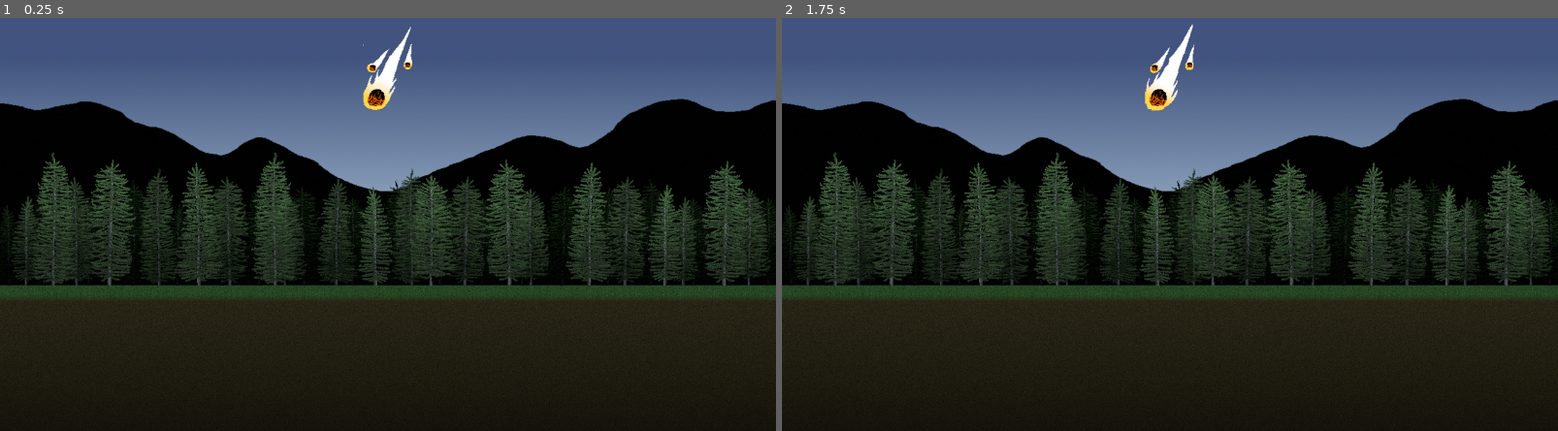
Above: before the commit, frames 1-2 (left to right).
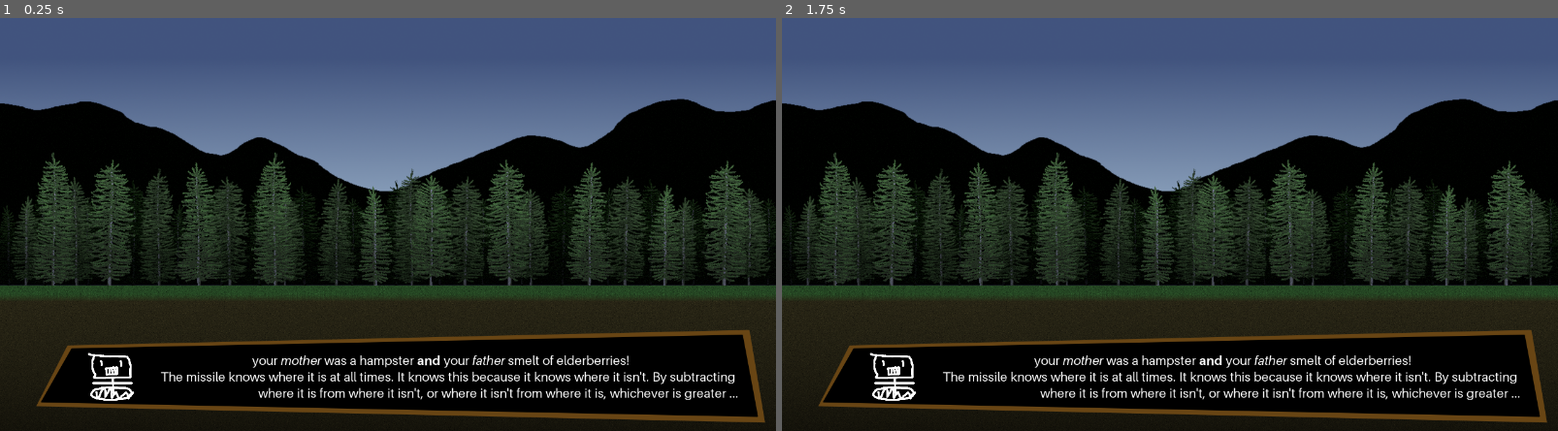
Above: after the commit, the same moments.

Repository: shelvacu/ideal-happiness
Game: Godot game, scene res://cutscenes/prologue.tscn
Two runs of this game, one before a commit and one after it. Both use one fixed random seed, a clock stepped at 60 frames per second and the inputs below.
Inputs (mouse positions are in pixels of both pictures, inside the frame that each line leads up to):
- Up to frame 1 (0.25 s): no input
- Up to frame 2 (1.75 s): move the mouse to (1340, 191) at 0.52 s; click (1340, 191) at 0.67 s; tap Enter at 1.25 s; move the mouse to (1014, 232) at 1.27 s; click (1014, 232) at 1.42 s

The runs differ from the first frame. In frame 1, 15% of the frame differs, in the area x 4-99%, y 2-98%; in frame 2, 15%, in the area x 4-99%, y 1-98%.

Commit message:
dialog

Diff:
--- /dev/null
+++ b/Dialog.tscn
@@ -0,0 +1,69 @@
+[gd_scene load_steps=11 format=2]
+
+[ext_resource path="res://aileron/Aileron-BoldItalic.otf" type="DynamicFontData" id=1]
+[ext_resource path="res://aileron/Aileron-Bold.otf" type="DynamicFontData" id=2]
+[ext_resource path="res://aileron/Aileron-Regular.otf" type="DynamicFontData" id=3]
+[ext_resource path="res://aileron/Aileron-Italic.otf" type="DynamicFontData" id=4]
+[ext_resource path="res://test-robot.png" type="Texture" id=5]
+
+[sub_resource type="DynamicFont" id=1]
+size = 21
+font_data = ExtResource( 1 )
+
+[sub_resource type="DynamicFont" id=2]
+size = 21
+font_data = ExtResource( 4 )
+
+[sub_resource type="DynamicFont" id=3]
+size = 21
+font_data = ExtResource( 2 )
+
+[sub_resource type="DynamicFont" id=4]
+size = 21
+font_data = ExtResource( 3 )
+
+[sub_resource type="SpriteFrames" id=5]
+animations = [ {
+"frames": [ ExtResource( 5 ) ],
+"loop": true,
+"name": "default",
+"speed": 5.0
+} ]
+
+[node name="DialogBox" type="Node2D"]
+
+[node name="Polygon2D" type="Polygon2D" parent="."]
+position = Vector2( -8.524, -79.618 )
+scale = Vector2( 1.016, 1.128 )
+color = Color( 0.411765, 0.27451, 0.0823529, 1 )
+antialiased = true
+polygon = PoolVector2Array( 118.278, 584.155, 67.9274, 672.268, 1249.91, 696.185, 1224.73, 561.497 )
+
+[node name="Polygon2D2" type="Polygon2D" parent="."]
+color = Color( 0, 0, 0, 1 )
+antialiased = true
+polygon = PoolVector2Array( 118.278, 584.155, 67.9274, 672.268, 1249.91, 696.185, 1224.73, 561.497 )
+
+[node name="DialogBoxText" type="RichTextLabel" parent="."]
+margin_left = 236.0
+margin_top = 590.0
+margin_right = 1218.0
+margin_bottom = 674.0
+custom_fonts/bold_italics_font = SubResource( 1 )
+custom_fonts/italics_font = SubResource( 2 )
+custom_fonts/bold_font = SubResource( 3 )
+custom_fonts/normal_font = SubResource( 4 )
+bbcode_enabled = true
+bbcode_text = "[center]your [i]mother[/i] was a hampster [b]and[/b] your [i]father[/i] smelt of elderberries![/center]
+[right]The missile knows where it is at all times. It knows this because it knows where it isn't. By subtracting where it is from where it isn't, or where it isn't from where it is, whichever is greater ..."
+text = "your mother was a hampster and your father smelt of elderberries!
+The missile knows where it is at all times. It knows this because it knows where it isn't. By subtracting where it is from where it isn't, or where it isn't from where it is, whichever is greater ..."
+scroll_active = false
+__meta__ = {
+"_edit_use_anchors_": false
+}
+
+[node name="AnimatedSprite" type="AnimatedSprite" parent="."]
+position = Vector2( 183.257, 628.758 )
+scale = Vector2( 0.175641, 0.175641 )
+frames = SubResource( 5 )
--- a/cutscenes/prologue.tscn
+++ b/cutscenes/prologue.tscn
@@ -1,13 +1,12 @@
 [gd_scene load_steps=3 format=2]
 
 [ext_resource path="res://backgrounds/forest.png" type="Texture" id=1]
-[ext_resource path="res://entities/asteroid.tscn" type="PackedScene" id=2]
+[ext_resource path="res://Dialog.tscn" type="PackedScene" id=2]
 
 [node name="Node2D" type="Node2D"]
 
-[node name="Background" type="Sprite" parent="."]
+[node name="forest" type="Sprite" parent="."]
 texture = ExtResource( 1 )
 centered = false
 
-[node name="Asteroid" parent="." instance=ExtResource( 2 )]
-position = Vector2( 640, 120 )
+[node name="Node2D" parent="." instance=ExtResource( 2 )]
--- /dev/null
+++ b/default_env.tres
@@ -0,0 +1,7 @@
+[gd_resource type="Environment" load_steps=2 format=2]
+
+[sub_resource type="ProceduralSky" id=1]
+
+[resource]
+background_mode = 2
+background_sky = SubResource( 1 )
--- a/project.godot
+++ b/project.godot
@@ -15,7 +15,7 @@
 
 [application]
 
-config/name="Time Crunch"
+config/name="ideal-happiness"
 run/main_scene="res://cutscenes/prologue.tscn"
 config/icon="res://icon.png"
 
@@ -24,3 +24,7 @@
 window/size/width=1280
 window/size/height=720
 window/size/resizable=false
+
+[rendering]
+
+environment/default_environment="res://default_env.tres"
Binary file added: test-robot.png
Not shown, added: test-robot.png.import
